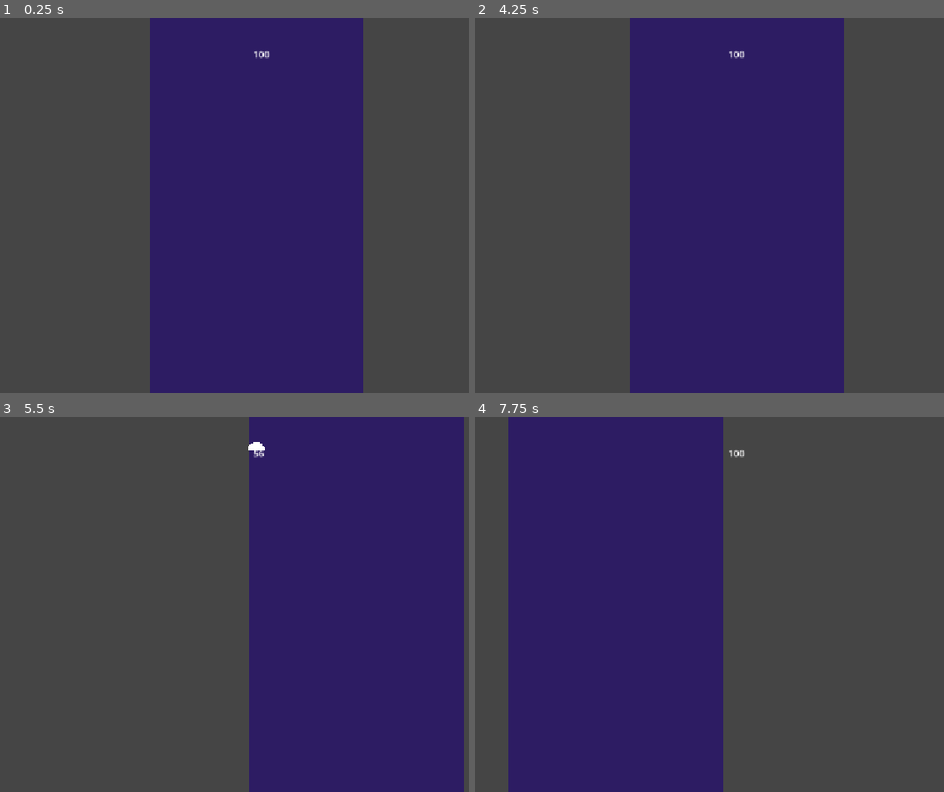
Above: before the commit, frames 1-4 (two rows, left to right).
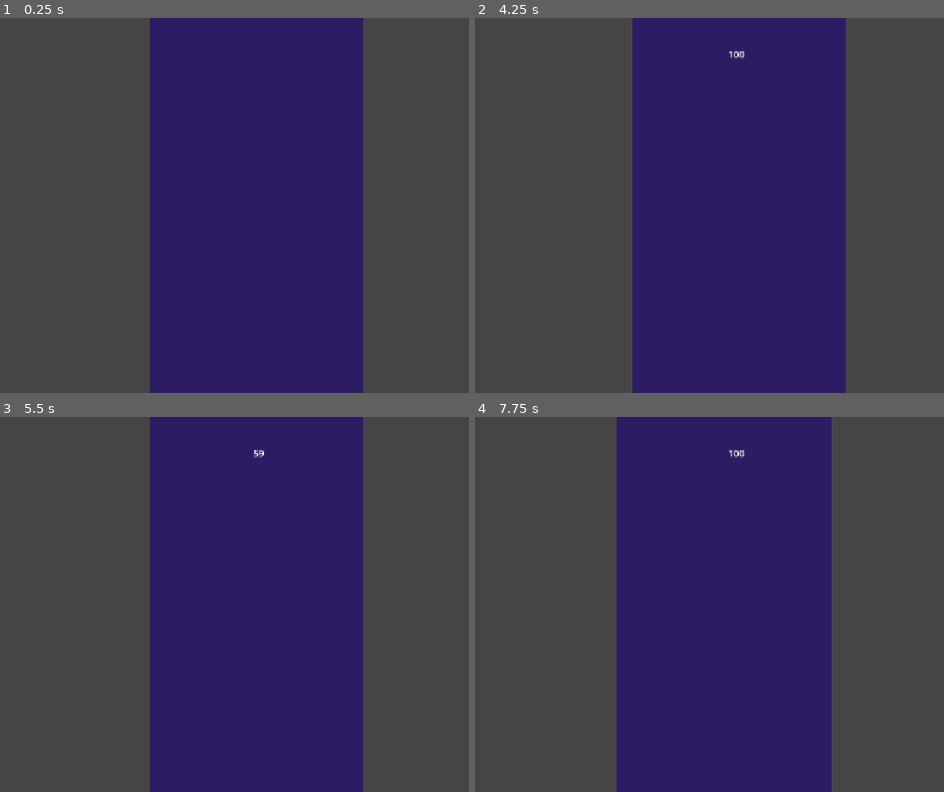
Above: after the commit, the same moments.

Repository: crissoll/Fail-Safe-Game-Jam
Game: Godot game, scene res://scenes/levels/basic_level.tscn
The game is run twice, just before and just after one commit, with the same random seed, the same clock (stepped at 60 frames per second) and the same inputs.
Inputs:
- Up to frame 1 (0.25 s): no input
- Up to frame 2 (4.25 s): tap Enter (reset_level) at 0.5, 2, 4.15 s; hold D (right) 0.53-1.28 s; tap Space (switch_dimension) every 0.75 s from 0.6 to 3.6 s; hold Up (slow_down) 1.28-2.03 s; hold D (right) 2.03-3.53 s; hold A (left) from 3.53 s (still down)
- Up to frame 3 (5.5 s): tap Space (switch_dimension) at 4.35, 5.1 s; release A (left) at 5.03 s; hold Up (slow_down) from 5.03 s (still down)
- Up to frame 4 (7.75 s): tap Enter (reset_level) at 5.75 s; release Up (slow_down) at 5.78 s; hold D (right) from 5.78 s (still down); tap Space (switch_dimension) at 5.85, 6.6, 7.35 s

The runs differ from the first frame. In frame 1, less than 0.1% of the frame differs, in the area x 54-58%, y 8-11%; in frame 2, 0.9%; in frame 3, 43%; in frame 4, 46%, in the area x 7-77%, y 0-100%.

Commit message:
Squashed commit of the following:
commit 0ac8fcee6074961b9affef5ffa551eceddd5c481
Author: ChristianumSolacium <sollazzocristiano@gmail.com>
Date:   Tue Oct 13 15:20:18 2026 +0200

    Fixed Right Wall Collision (#22)

commit d22b4dacdabbc7f5a8b6396998dcfbb1285947a8
Author: Lorenzo Cattolico <s338712@studenti.polito.it>
Date:   Tue Oct 13 15:10:49 2026 +0200

    implemented player components system (#20)

    * components system

    * components - code corrections

Diff:
--- a/first-prototype----dropper-/scenes/levels/empty_level.tscn
+++ b/first-prototype----dropper-/scenes/levels/empty_level.tscn
@@ -55,7 +55,7 @@
 [node name="RightWall" type="Area2D" parent="." unique_id=679402046]
 position = Vector2(200, 0)
 collision_layer = 2
-collision_mask = 8
+collision_mask = 24
 script = ExtResource("3_1yjtr")
 metadata/_custom_type_script = "uid://cikl756ql5glf"
 
--- a/first-prototype----dropper-/scenes/player.tscn
+++ b/first-prototype----dropper-/scenes/player.tscn
@@ -1,10 +1,14 @@
 [gd_scene format=3 uid="uid://r7k1qw2pa4l7"]
 
-[ext_resource type="Script" uid="uid://ds1lhi5gclm4o" path="res://scripts/classes/player.gd" id="1_3vyb7"]
+[ext_resource type="Script" uid="uid://ds1lhi5gclm4o" path="res://scripts/classes/player/player.gd" id="1_3vyb7"]
+[ext_resource type="Script" uid="uid://bf67nmkvatnaf" path="res://scripts/classes/player/brake_component.gd" id="2_dqkch"]
+[ext_resource type="Script" uid="uid://jycgcoff5opv" path="res://scripts/classes/player/stamina_component.gd" id="3_qlg0r"]
+[ext_resource type="Script" uid="uid://bfjwjugpd030u" path="res://scripts/classes/player/health_component.gd" id="4_tuyoq"]
+[ext_resource type="Script" uid="uid://wile04rv4ory" path="res://scripts/classes/player/spirit_component.gd" id="5_qlg0r"]
 
 [sub_resource type="CircleShape2D" id="CircleShape2D_u25ut"]
 
-[node name="player" type="RigidBody2D" unique_id=440862904]
+[node name="player" type="RigidBody2D" unique_id=440862904 node_paths=PackedStringArray("stamina_comp", "brake_comp", "spirit_comp", "health_comp")]
 collision_layer = 8
 collision_mask = 7
 gravity_scale = 0.1
@@ -12,6 +16,10 @@
 contact_monitor = true
 max_contacts_reported = 1
 script = ExtResource("1_3vyb7")
+stamina_comp = NodePath("Components/StaminaComponent")
+brake_comp = NodePath("Components/BrakeComponent")
+spirit_comp = NodePath("Components/SpiritComponent")
+health_comp = NodePath("Components/HealthComponent")
 move_speed = 200.0
 
 [node name="CollisionShape2D" type="CollisionShape2D" parent="." unique_id=1453863984]
@@ -34,3 +42,19 @@
 offset_top = -7.0
 offset_right = 34.0
 offset_bottom = 16.0
+
+[node name="Components" type="Node" parent="." unique_id=972240952]
+
+[node name="BrakeComponent" type="Node" parent="Components" unique_id=1851768807 node_paths=PackedStringArray("paraglider")]
+script = ExtResource("2_dqkch")
+paraglider = NodePath("../../Paraglider")
+
+[node name="StaminaComponent" type="Node" parent="Components" unique_id=1169024055]
+script = ExtResource("3_qlg0r")
+
+[node name="HealthComponent" type="Node" parent="Components" unique_id=1760932184]
+script = ExtResource("4_tuyoq")
+
+[node name="SpiritComponent" type="Node" parent="Components" unique_id=1616068299 node_paths=PackedStringArray("collision_shape")]
+script = ExtResource("5_qlg0r")
+collision_shape = NodePath("../../CollisionShape2D")
--- a/first-prototype----dropper-/scripts/classes/obstacle.gd
+++ b/first-prototype----dropper-/scripts/classes/obstacle.gd
@@ -4,4 +4,4 @@
 func _process(delta: float) -> void:
 	for body in get_overlapping_bodies():
 		if body is Player:
-			body.apply_damage()
+			body.health_comp.apply_damage()
--- a/first-prototype----dropper-/scripts/classes/player.gd
+++ /dev/null
@@ -1,133 +0,0 @@
-class_name Player
-extends RigidBody2D
-
-@onready var paraglider: Polygon2D = $Paraglider
-
-@export var max_stamina := 100.0
-var stamina := max_stamina
-@export var brake_stamina_constumption_per_second := 100.0
-@export var stamina_recover := 60.0
-@export var brake_cooldown := 0.5
-var cur_brake_cooldown = 0.0
-
-@export var move_speed := 10.0
-
-@export var max_y_speed := 400.0
-@export var min_y_speed := 200.0
-
-@export var brake_strength := 300.0
-@export var g := 200.0
-
-var spawn_pos : Vector2
-var stamina_runnout := false
-
-@onready var camera :Camera2D = $Camera2D
-@export var camera_change_speed := 1000.0
-@onready var temp_stamina_label: Label = $TempStaminaLabel
-@onready var star: Polygon2D = $Star
-
-var upside_down := false
-var reverse_camera := false
-var reversed_camera_pos : Vector2
-
-var spirit := false
-
-func reverse_fall() -> void:
-	upside_down = true
-	linear_velocity = Vector2.ZERO
-	reverse_camera = true
-
-func reset() -> void:
-	global_position = spawn_pos
-	linear_velocity = Vector2.ZERO
-	if(upside_down):
-		camera.position.y *= -1
-	upside_down = false
-	spirit = false
-	update_spirit_form()
-	if(paraglider != null):
-		paraglider.hide()
-	if(star != null):
-		star.hide()
-	stamina = max_stamina
-	cur_brake_cooldown = 0
-	stamina_runnout = false
-	reverse_camera = false
-
-	#every time the level resets, jellyfish are visible and monitoring again
-	for i:JellyFish in get_tree().get_nodes_in_group("Jellyfish"):
-		i.visible = true
-		i.area_2d.set_deferred("monitoring", true)
-
-func apply_vertical_impulse(impulse_value):
-	linear_velocity.y = -1 * impulse_value * (1 - 2 * int(upside_down))
-
-func update_spirit_form() ->void:
-	set_collision_layer_value(4,!spirit)
-	set_collision_layer_value(5,spirit)
-	if(spirit):
-		$CollisionShape2D.debug_color = Color.GREEN
-	else:
-		$CollisionShape2D.debug_color = Color.BLUE
-func switch_dimension() -> void:
-	spirit = !spirit
-
-	update_spirit_form()
-
-
-
-func _ready() -> void:
-	reversed_camera_pos = camera.position
-	reversed_camera_pos.y *= -1
-
-func _physics_process(delta: float) -> void:
-	if (reverse_camera):
-		camera.position.y -= camera_change_speed * delta
-		if(camera.position.y < reversed_camera_pos.y):
-			reverse_camera = false
-			camera.position = reversed_camera_pos
-		return
-	if Input.is_action_just_pressed(&"reset_level"):
-		reset()
-		return
-
-	if Input.is_action_just_pressed(&"switch_dimension"):
-		switch_dimension()
-
-	temp_stamina_label.text = str(int(stamina))
-	var mov_vec := Input.get_axis(&"left",&"right")
-	linear_velocity.x = (mov_vec * move_speed)
-
-	if Input.is_action_just_pressed(&"slow_down") and !stamina_runnout and cur_brake_cooldown <= 0:
-		paraglider.show()
-
-	elif Input.is_action_just_released(&"slow_down"):
-		cur_brake_cooldown = brake_cooldown
-		star.show()
-		paraglider.hide()
-		stamina_runnout = false
-	elif stamina < 0:
-		cur_brake_cooldown = brake_cooldown
-		star.show()
-		paraglider.hide()
-
-	if Input.is_action_pressed(&"slow_down") and (stamina > 0) and !stamina_runnout and cur_brake_cooldown <= 0:
-		stamina -= brake_stamina_constumption_per_second * delta
-		if(stamina < 0):
-			stamina_runnout = true
-		if(abs(linear_velocity.y) > min_y_speed && abs(linear_velocity.y) < max_y_speed ):
-			linear_velocity.y -= (1 - 2 * int(upside_down)) * brake_strength * delta
-	else:
-		if(cur_brake_cooldown > 0):
-			cur_brake_cooldown -= delta
-		else:
-			star.hide()
-		if(stamina < max_stamina):
-			stamina += stamina_recover * delta
-
-		if(abs(linear_velocity.y) < max_y_speed):
-			linear_velocity.y += (1 - 2 * int(upside_down)) * g * delta
-
-
-func apply_damage():
-	reset()
--- /dev/null
+++ b/first-prototype----dropper-/scripts/classes/player/brake_component.gd
@@ -0,0 +1,34 @@
+class_name BrakeComponent
+extends Node
+
+signal brake_started
+signal brake_ended
+signal cooldown_ended
+
+@export var paraglider : Polygon2D
+@export var brake_strength := 300.0
+@export var cooldown_time := 0.5
+var current_cooldown := 0.0
+
+
+func _ready() -> void:
+	pass
+
+func _process(delta: float) -> void:
+	if current_cooldown > 0:
+		current_cooldown -= delta
+		if current_cooldown <= 0:
+			cooldown_ended.emit()
+
+func can_brake() -> bool:
+	return current_cooldown <= 0
+
+func start_cooldown() -> void:
+	current_cooldown = cooldown_time
+	brake_ended.emit()
+
+func start_braking() -> void:
+	brake_started.emit()
+
+func reset() -> void:
+	current_cooldown = 0
--- /dev/null
+++ b/first-prototype----dropper-/scripts/classes/player/health_component.gd
@@ -0,0 +1,18 @@
+extends Node
+class_name HealtComponent
+
+signal die
+signal health_changed(to : int)
+
+@export var max_hearts_number : int
+
+func _ready() -> void:
+	pass # Replace with function body.
+
+
+func _process(delta: float) -> void:
+	pass
+
+
+func apply_damage():
+	die.emit()
--- /dev/null
+++ b/first-prototype----dropper-/scripts/classes/player/player.gd
@@ -0,0 +1,130 @@
+class_name Player
+extends RigidBody2D
+
+#components
+@export var stamina_comp: StaminaComponent
+@export var brake_comp: BrakeComponent
+@export var spirit_comp: SpiritComponent
+@export var health_comp: HealtComponent
+
+#vars
+@onready var star: Polygon2D = $Star
+@onready var camera: Camera2D = $Camera2D
+@onready var temp_stamina_label: Label = $TempStaminaLabel
+
+#exports
+@export var move_speed := 10.0
+@export var max_y_speed := 400.0
+@export var min_y_speed := 200.0
+@export var g := 200.0
+@export var brake_stamina_consumption := 100.0
+@export var camera_change_speed := 1000.0
+
+var spawn_pos: Vector2
+var upside_down := false
+var reverse_camera := false
+var reversed_camera_pos: Vector2
+
+func _ready() -> void:
+	reversed_camera_pos = camera.position
+	reversed_camera_pos.y *= -1
+
+	stamina_comp.stamina_changed.connect(_on_stamina_changed)
+
+	brake_comp.brake_started.connect(func(): brake_comp.paraglider.show())
+	brake_comp.brake_ended.connect(func():
+		brake_comp.paraglider.hide()
+		star.show()
+	)
+	brake_comp.cooldown_ended.connect(func(): star.hide())
+
+	health_comp.die.connect(reset)
+
+func _physics_process(delta: float) -> void:
+	if reverse_camera:
+		_handle_camera_transition(delta)
+		return
+
+	_handle_input()
+	_apply_physics(delta)
+
+func _handle_input() -> void:
+	if Input.is_action_just_pressed(&"reset_level"):
+		reset()
+		return
+
+	if Input.is_action_just_pressed(&"switch_dimension"):
+		spirit_comp.switch_dimension(self)
+
+func _apply_physics(delta: float) -> void:
+
+	var mov_vec := Input.get_axis(&"left", &"right")
+	linear_velocity.x = (mov_vec * move_speed)
+
+	var trying_to_brake = Input.is_action_pressed(&"slow_down")
+
+	#if slow_down is pressed and we can brake (not in cooldown state) and stamina is not depleted -> shows brake_comp.paraglider
+	if Input.is_action_just_pressed(&"slow_down") and brake_comp.can_brake() and !stamina_comp.is_depleted:
+		brake_comp.start_braking()
+
+	#if we keep pressing slow_down and we can brake (not in cooldown state) and stamina is not depleted -> we consume stamina and we slow down
+	if trying_to_brake and brake_comp.can_brake() and !stamina_comp.is_depleted:
+		stamina_comp.consume(brake_stamina_consumption, delta)
+		_apply_brake_force(delta)
+	else: #in any other cases we are recovering stamina and applying regular gravity
+		stamina_comp.recover(delta)
+		_apply_gravity(delta)
+
+	#as soon as we release slow_down or stamina is depleted -> cooldown timer resets and starts decreasing, we show the star and we hide the brake_comp.paraglider
+	if Input.is_action_just_released(&"slow_down") or stamina_comp.is_depleted:
+		brake_comp.start_cooldown()
+
+func _apply_brake_force(delta: float) -> void:
+	if abs(linear_velocity.y) > min_y_speed and abs(linear_velocity.y) < max_y_speed:
+		linear_velocity.y -= (1 - 2 * int(upside_down)) * brake_comp.brake_strength * delta
+
+func _apply_gravity(delta: float) -> void:
+	if abs(linear_velocity.y) < max_y_speed:
+		linear_velocity.y += (1 - 2 * int(upside_down)) * g * delta
+
+func apply_vertical_impulse(impulse_value):
+	linear_velocity.y = -1 * impulse_value * (1 - 2 * int(upside_down))
+
+func _on_stamina_changed(current: float) -> void:
+	temp_stamina_label.text = str(int(current))
+
+func _handle_camera_transition(delta: float) -> void:
+	if camera:
+		camera.position.y -= camera_change_speed * delta
+		if camera.position.y < reversed_camera_pos.y:
+			reverse_camera = false
+			camera.position = reversed_camera_pos
+
+func reverse_fall() -> void:
+	upside_down = true
+	linear_velocity = Vector2.ZERO
+	reverse_camera = true
+
+func reset() -> void:
+	global_position = spawn_pos
+	linear_velocity = Vector2.ZERO
+
+	if upside_down:
+		if camera:
+			camera.position.y *= -1
+	upside_down = false
+	reverse_camera = false
+
+	if brake_comp.paraglider:
+		brake_comp.paraglider.hide()
+	if star:
+		star.hide()
+
+	if stamina_comp:
+		stamina_comp.reset()
+	if brake_comp:
+		brake_comp.reset()
+	if spirit_comp:
+		spirit_comp.reset(self)
+
+	get_tree().call_group("Jellyfish", "reset_jellyfish")
--- /dev/null
+++ b/first-prototype----dropper-/scripts/classes/player/spirit_component.gd
@@ -0,0 +1,26 @@
+class_name SpiritComponent
+extends Node
+
+signal dimension_switched(is_spirit: bool)
+
+@export var normal_layer := 4
+@export var spirit_layer := 5
+@export var collision_shape: CollisionShape2D
+
+var is_spirit := false
+
+func switch_dimension(body: CollisionObject2D) -> void:
+	is_spirit = !is_spirit
+	body.set_collision_layer_value(normal_layer, !is_spirit)
+	body.set_collision_layer_value(spirit_layer, is_spirit)
+
+	if collision_shape:
+		collision_shape.debug_color = Color.GREEN if is_spirit else Color.BLUE
+
+	dimension_switched.emit(is_spirit)
+
+func reset(body: CollisionObject2D) -> void:
+	is_spirit = false
+	body.set_collision_layer_value(normal_layer, true)
+	body.set_collision_layer_value(spirit_layer, false)
+	if collision_shape: collision_shape.debug_color = Color.BLUE
--- /dev/null
+++ b/first-prototype----dropper-/scripts/classes/player/stamina_component.gd
@@ -0,0 +1,37 @@
+class_name StaminaComponent
+extends Node
+
+signal stamina_changed(current: float)
+signal stamina_depleted
+signal stamina_recovered
+
+@export var max_stamina := 100.0
+@export var recover_rate := 60.0
+var current_stamina: float
+var is_depleted := false
+
+func _ready() -> void:
+	current_stamina = max_stamina
+
+func consume(amount: float, delta: float) -> void:
+	if is_depleted: return
+	current_stamina -= amount * delta
+	stamina_changed.emit(current_stamina)
+
+	if current_stamina <= 0:
+		current_stamina = 0
+		is_depleted = true
+		stamina_depleted.emit()
+
+func recover(delta: float) -> void:
+	if current_stamina < max_stamina:
+		current_stamina = minf(current_stamina + recover_rate * delta, max_stamina)
+		stamina_changed.emit(current_stamina)
+		if is_depleted and current_stamina > 0:
+			is_depleted = false
+			stamina_recovered.emit()
+
+func reset() -> void:
+	current_stamina = max_stamina
+	is_depleted = false
+	stamina_changed.emit(current_stamina)
Not shown, added: first-prototype----dropper-/scripts/classes/player/brake_component.gd.uid
Not shown, added: first-prototype----dropper-/scripts/classes/player/health_component.gd.uid
Renamed: first-prototype----dropper-/scripts/classes/player.gd.uid -> first-prototype----dropper-/scripts/classes/player/player.gd.uid
Not shown, added: first-prototype----dropper-/scripts/classes/player/spirit_component.gd.uid
Not shown, added: first-prototype----dropper-/scripts/classes/player/stamina_component.gd.uid
